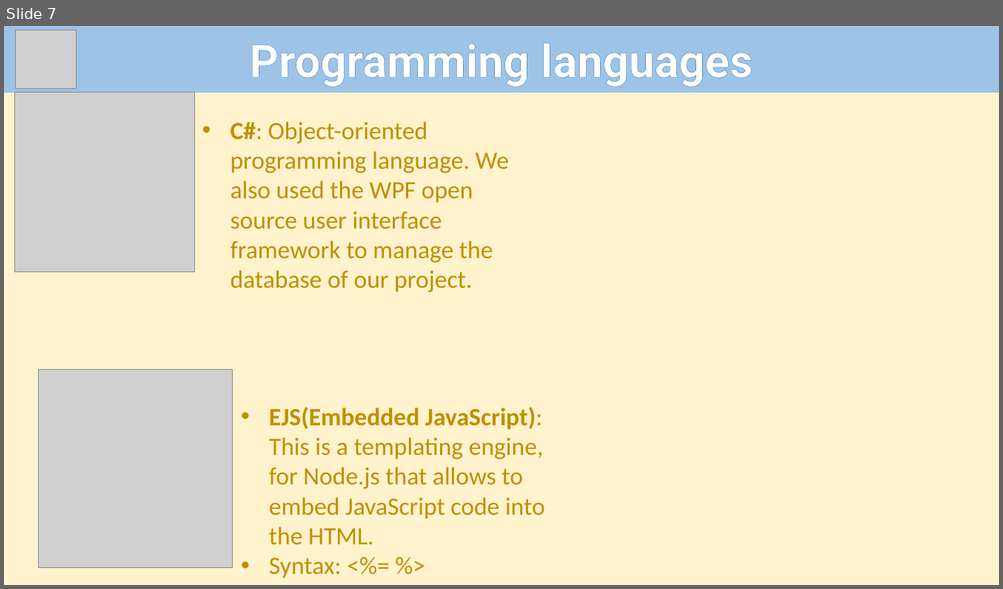
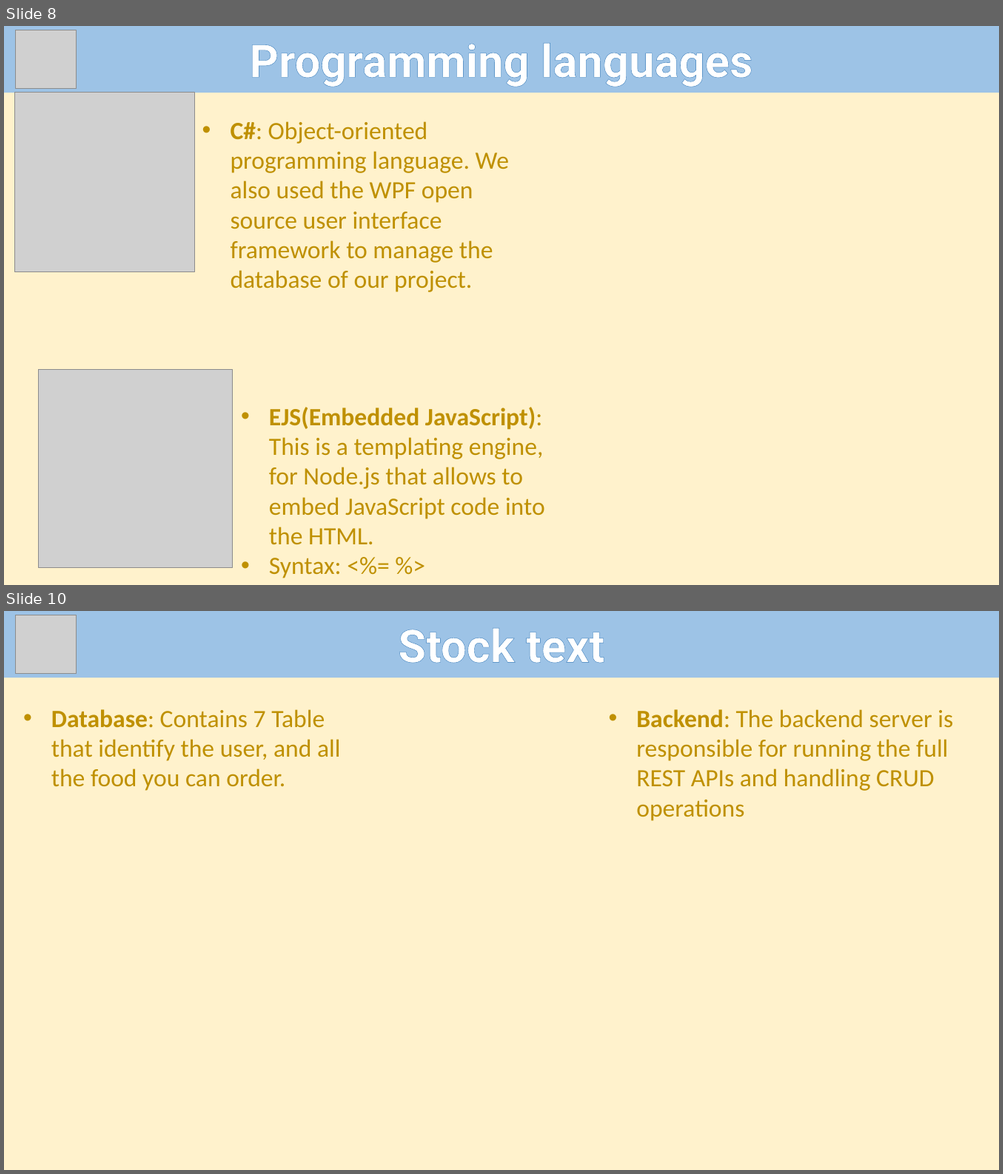
Before and after one commit to Andras-12c/Dozsa-Csarda, a slide deck: VizsgaremekEnglishPP.pptx. Shown one above the other, each under a label of ours: slide 7 before the commit, slides 8 and 10 after it; the slides between them are not shown. The pictures are 1003x589 and 1003x1174 pixels, drawn with LibreOffice and Linux fonts; fonts in the diff are those of the drawing; grey boxes stand for pictures. Boxes give left, top, right and bottom in pixels: in the first picture for what was removed or moved away, otherwise in the second. Text is boxed around its words. In the diff, an @@ line names an element or a change of style, - is before the commit and + after.

```diff
--- a/VizsgaremekEnglishPP.pptx
+++ b/VizsgaremekEnglishPP.pptx
@@ slide 10 added at [4,611,999,1170], background #FFF2CC @@
@@ rectangle added at [4,611,999,678], fill #9DC3E6 @@
@@ picture added at [15,615,77,674] @@
@@ text added at [398,629,604,663], 44 pt, text #FFFFFF, bold @@
+Stock text
@@ text added at [51,709,340,791], 24 pt, text #BF9000 @@
+• Database: Contains 7 Table that identify the user, and all the food you can order.
@@ text added at [636,709,953,821], 24 pt, text #BF9000 @@
+• Backend: The backend server is responsible for running the full REST APIs and handling CRUD operations
@@ what was slide 7 is now slide 8 @@
```
Also in this commit, not shown: 1 slide changed, 2 other slides added.
